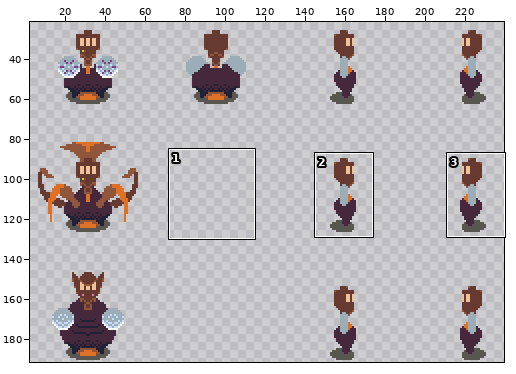
File history of a sprite sheet, assets/rob.png. Above: a wide view before the commit, with the close-up outlined.
Close-up. Earlier state:
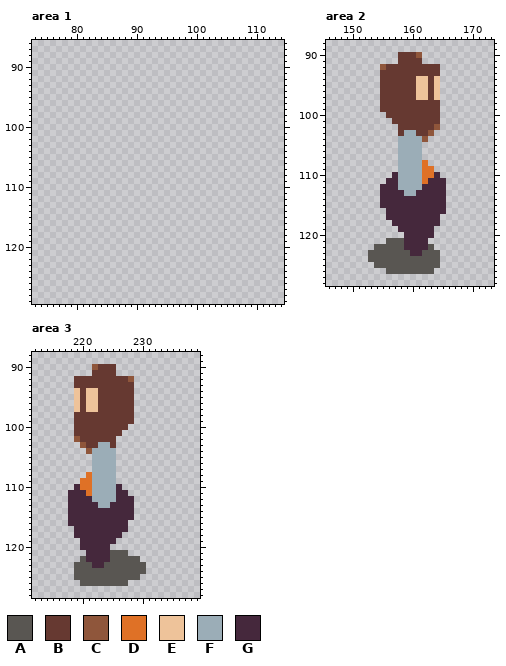
The file is 256x192 pixels. Shown: area 1: x 73..114, y 86..129; area 2: x 146..173, y 88..128; area 3: x 212..239, y 88..128. The wide view leaves out empty margins. The commit also changed other parts of the picture, which this record leaves out.
Palette (. is transparent): A #595652  B #663931  C #8f563b  D #df7126  E #eec39a  F #9badb7  G #45283c
Pixels before, area 2, first column x 153:
 90 .....BBBC....
 91 .....BBBB....
 92 ..CBBBBBBBBB.
 93 ..BBBBBBBBBB.
 94 ..BBBBBBEEBE.
 95 ..BBBBBBEEBE.
 96 ..BBBBBBEEBE.
 97 ..BBBBBBEEBE.
 98 ..BBBBBBBBBB.
 99 ..BBBBBBBBBB.
100 ...BBBBBBBBB.
101 ....BBBBBBBB.
102 .....BBBBBBC.
103 .....BFFBBC..
104 .....FFFFC...
105 .....FFFF....
106 .....FFFF....
107 .....FFFF....
108 .....FFFFD...
109 .....FFFFDD..
110 ....GFFFFDDG.
111 ...GGFFFFDGGG
112 ..GGGFFFFGGGG
113 ..GGGGFFGGGGG
114 ..GGGGGGGGGGG
115 ..GGGGGGGGGGG
116 ...GGGGGGGGGG
117 ...GGGGGGGGG.
118 ....GGGGGGGG.
119 .....GGGGGG..
120 ......GGGGG..
121 ...AAAGGGG...
122 .AAAAAGGGGA..
123 AAAAAAAGGAAA.
124 AAAAAAAAAAAA.
125 .AAAAAAAAAAA.
126 ...AAAAAAAA..
Pixels before, area 3, first column x 218:
 90 ....CBBB.....
 91 ....BBBB.....
 92 .BBBBBBBBBC..
 93 .BBBBBBBBBB..
 94 .EBEEBBBBBB..
 95 .EBEEBBBBBB..
 96 .EBEEBBBBBB..
 97 .EBEEBBBBBB..
 98 .BBBBBBBBBB..
 99 .BBBBBBBBBB..
100 .BBBBBBBBB...
101 .BBBBBBBB....
102 .CBBBBBB.....
103 ..CBBFFB.....
104 ...CFFFF.....
105 ....FFFF.....
106 ....FFFF.....
107 ....FFFF.....
108 ...DFFFF.....
109 ..DDFFFF.....
110 .GDDFFFFG....
111 GGGDFFFFGG...
112 GGGGFFFFGGG..
113 GGGGGFFGGGG..
114 GGGGGGGGGGG..
115 GGGGGGGGGGG..
116 GGGGGGGGGG...
117 .GGGGGGGGG...
118 .GGGGGGGG....
119 ..GGGGGG.....
120 ..GGGGG......
121 ...GGGGAAA...
122 ..AGGGGAAAAA.
123 .AAAGGAAAAAAA
124 .AAAAAAAAAAAA
125 .AAAAAAAAAAA.
126 ..AAAAAAAA...
And afterwards:
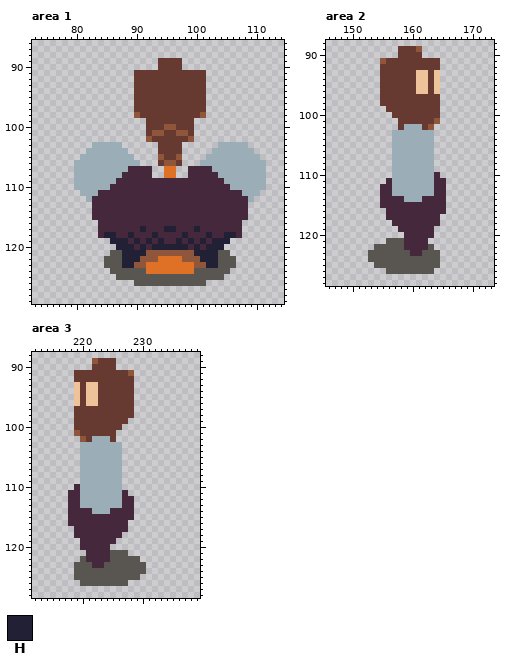
Colours new in this view: H #222034
Difference:
Changed rows in their new state; - is an unchanged pixel.
Area 1:
first column x 80:
 89 --------------BBBB--------------
 90 --------------BBBB--------------
 91 ----------BBBBBBBBBBBB----------
 92 ----------BBBBBBBBBBBB----------
 93 ----------BBBBBBBBBBBB----------
 94 ----------BBBBBBBBBBBB----------
 95 ----------BBBBBBBBBBBB----------
 96 ----------BBBBBBBBBBBB----------
 97 ----------BBBBBBBBBBBB----------
 98 ----------CBBBBBBBBBBC----------
 99 ------------BBBBBBBB------------
100 ------------BBBCCBBB------------
101 ------------BCCBBCCB------------
102 ------------CBBBBBBC------------
103 ---FFFFF------BBBB------FFFFF---
104 --FFFFFFF-----BBBB-----FFFFFFF--
105 -FFFFFFFFF----CBBC----FFFFFFFFF-
106 FFFFFFFFFFF---BCCB---FFFFFFFFFFF
107 FFFFFFFFFGGGG--DD--GGGGFFFFFFFFF
108 FFFFFFFFGGGGG--DD--GGGGGFFFFFFFF
109 FFFFFFFGGGGGGGGGGGGGGGGGGFFFFFFF
110 FFFFFFGGGGGGGGGGGGGGGGGGGGFFFFFF
111 -FFFGGGGGGGGGGGGGGGGGGGGGGGGFFF-
112 --FGGGGGGGGGGGGGGGGGGGGGGGGGGF--
113 ---GGGGGGGGGGGGGGGGGGGGGGGGGG---
114 ---GGGGGGGGGGGGGGGGGGGGGGGGGG---
115 ---GGGGGGGGGGGGGGGGGGGGGGGGGG---
116 ----GGGGGGGGGGGGGGGGGGGGGGGG----
117 ----GGGGGGGHGGGHHGGGHGGGGGGG----
118 ----GHHGGHGGGHGGGGHGGGHGGHHG----
119 ------HHHGHGHGHGGHGHGHGHHH------
120 -------HHHGHGHHHHHHGHGHHH-------
121 ------AAHHHHCCCCCCCCHHHHAA------
122 -----AAAHHHCCCDDDDCCCHHHAAA-----
123 -----AAAHHCCDDDDDDDDCCHHAAA-----
124 ------AAAAAADDDDDDDDAAAAAA------
125 -------AAAAAAAAAAAAAAAAAA-------
126 ----------AAAAAAAAAAAA----------
Area 2:
first column x 155:
 89 ---BBBC---
 90 ------B---
 91 CBB----BBB
 92 B---------
 93 ------EE-E
first column x 155:
 97 ------BB-B
 99 .---------
100 -.--------
101 --.------C
102 ----FFF-C.
103 --FF--FFF-
104 --F----FF-
105 --F----FF-
106 --F----FF-
107 --F----FF-
108 --F----FF-
109 --F----FF-
110 --F----FF-
111 --F----FF-
112 --F----FF-
113 --FF--FFF-
114 ----FFF---
Area 3:
first column x 219:
 89 ---CBBB---
 90 ---B------
 91 BBB----BBC
 92 ---------B
 93 E-EE------
first column x 219:
 97 B-BB------
 99 ---------.
100 --------.-
101 C------.--
102 .C-FFF----
103 -FFF--FF--
104 -FF----F--
105 -FF----F--
106 -FF----F--
107 -FF----F--
108 -FF----F--
109 -FF----F--
110 -FF----F--
111 -FF----F--
112 -FF----F--
113 -FFF--FF--
114 ---FFF----
Pixel boxes of the changes (left, top, right, bottom) in both close-ups:
added: (74, 58, 266, 286)
changed: (380, 46, 440, 76)
changed: (380, 94, 440, 202)
changed: (74, 358, 134, 388)
changed: (74, 406, 134, 514)
